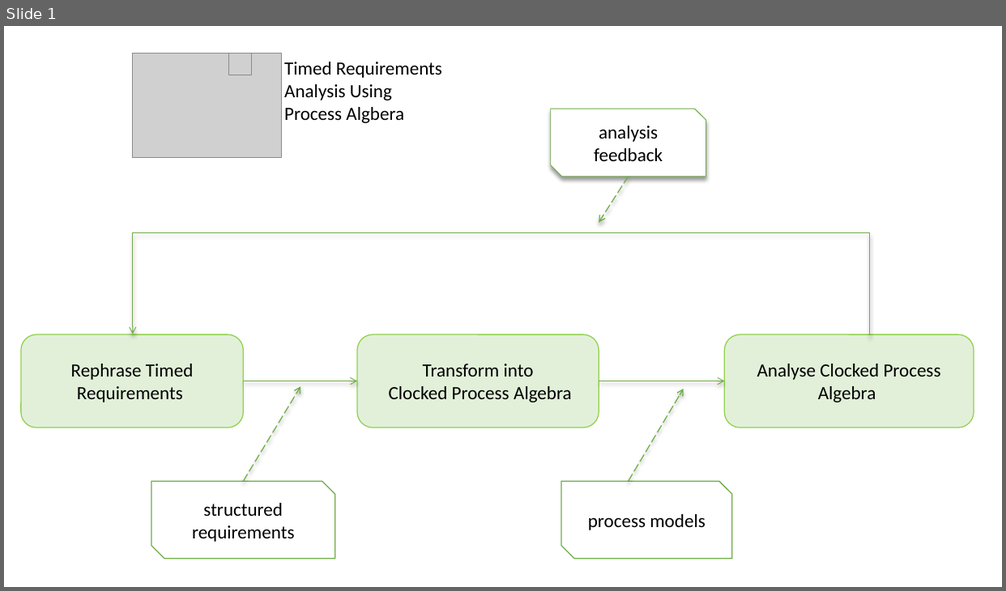
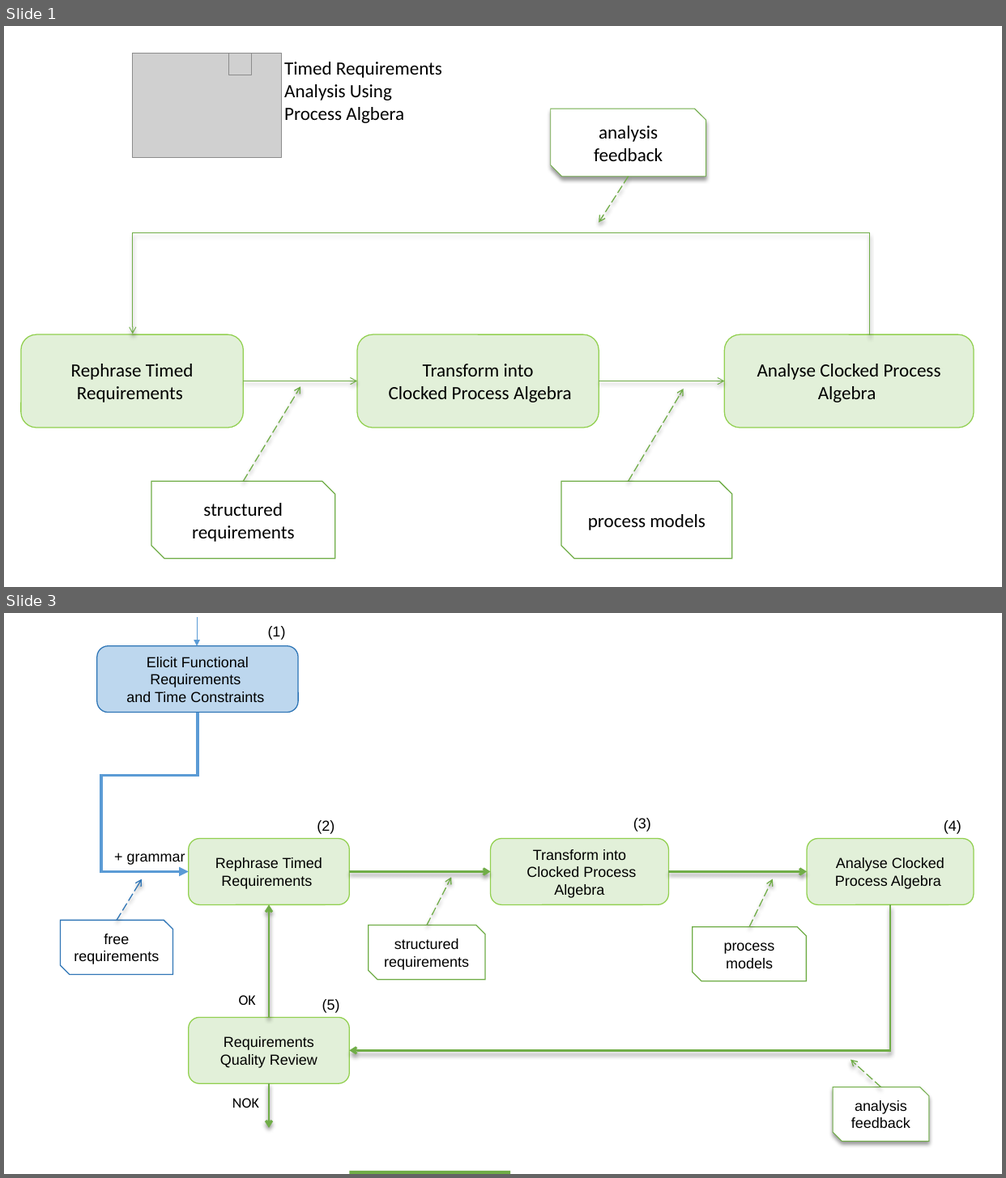
Before and after one commit to maat-team/MAATREQ-DEMO, a slide deck: demo/powerpoint/demo_maat_workflow.pptx. Shown one above the other, each under a label of ours: slide 1 before the commit, slides 1 and 3 after it; the slides between them are not shown. The pictures are 1006x591 and 1006x1178 pixels, drawn with LibreOffice and Linux fonts; fonts in the diff are those of the drawing; grey boxes stand for pictures. Boxes give left, top, right and bottom in pixels: in the first picture for what was removed or moved away, otherwise in the second. Text is boxed around its words. In the diff, an @@ line names an element or a change of style, - is before the commit and + after.

```diff
--- a/demo/powerpoint/demo_maat_workflow.pptx
+++ b/demo/powerpoint/demo_maat_workflow.pptx
@@ slide 3 added at (4,613,1002,1174), background #FFFFFF @@
@@ arrow added from (197, 617) to (197, 646), #5B9BD5 0.5 pt @@
@@ text added at (268,626,286,640), 14 pt, text #000000 @@
+(1)
@@ rounded rectangle added at (97,646,298,713), fill #BDD7EE, outline #2E75B6 1 pt, 14 pt, text #000000 @@
+Elicit Functional Requirements
+and Time Constraints
@@ elbow arrow added from (198, 713) to (188, 872), #5B9BD5 3 pt @@
@@ text added at (317,820,334,834), 14 pt, text #000000 @@
+(2)
@@ text added at (633,818,651,832), 14 pt, text #000000 @@
+(3)
@@ text added at (944,820,961,834), 14 pt, text #000000 @@
+(4)
@@ text added at (127,854,185,865), 14 pt, text #000000 @@
++ grammar
@@ rounded rectangle added at (188,838,349,905), fill #E2F0D9, outline #92D050 1 pt, 14 pt, text #000000 @@
+Rephrase Timed Requirements
@@ rounded rectangle added at (491,838,669,905), fill #E2F0D9, outline #92D050 1 pt, 14 pt, text #000000 @@
+Transform into
+Clocked Process Algebra
@@ rounded rectangle added at (808,838,974,905), fill #E2F0D9, outline #92D050 1 pt, 14 pt, text #000000 @@
+Analyse Clocked Process Algebra
@@ arrow added from (117, 921) to (142, 879), #2E75B6 1 pt dashed @@
@@ arrow added from (349, 872) to (491, 872), #70AD47 2.25 pt @@
@@ arrow added from (427, 925) to (452, 877), #70AD47 1 pt dashed @@
@@ arrow added from (669, 872) to (808, 872), #70AD47 2.25 pt @@
@@ arrow added from (750, 927) to (773, 879), #70AD47 1 pt dashed @@
@@ snip diag rect added at (60,921,172,975), fill #FFFFFF, outline #2E75B6 1 pt, 14 pt, text #000000 @@
+free requirements
@@ arrow added from (269, 1017) to (269, 905), #70AD47 2.25 pt @@
@@ elbow arrow added from (890, 905) to (349, 1051), #70AD47 2.25 pt @@
@@ snip diag rect added at (368,925,485,980), fill #FFFFFF, outline #70AD47 1 pt, 14 pt, text #000000 @@
+structured requirements
@@ snip diag rect added at (692,927,807,982), fill #FFFFFF, outline #70AD47 1 pt, 14 pt, text #000000 @@
+process models
@@ text added at (239,995,256,1005), 14 pt, text #000000 @@
+OK
@@ text added at (322,999,340,1013), 14 pt, text #000000 @@
+(5)
@@ rounded rectangle added at (188,1017,349,1084), fill #E2F0D9, outline #92D050 1 pt, 14 pt, text #000000 @@
+Requirements Quality Review
@@ arrow added from (881, 1088) to (850, 1060), #70AD47 1 pt dashed @@
@@ text added at (232,1098,259,1108), 14 pt, text #000000 @@
+NOK
@@ arrow added from (269, 1084) to (269, 1128), #70AD47 2.25 pt @@
@@ snip diag rect added at (833,1088,929,1142), fill #FFFFFF, outline #70AD47 0.75 pt, 14 pt, text #000000 @@
+analysis feedback
@@ rectangle added at (188,1128,349,1171), fill #70AD47, 14 pt, text #000000 @@
+Requirements
+APPROVED
```
Also in this commit, not shown: 1 slide changed, 1 other file.
